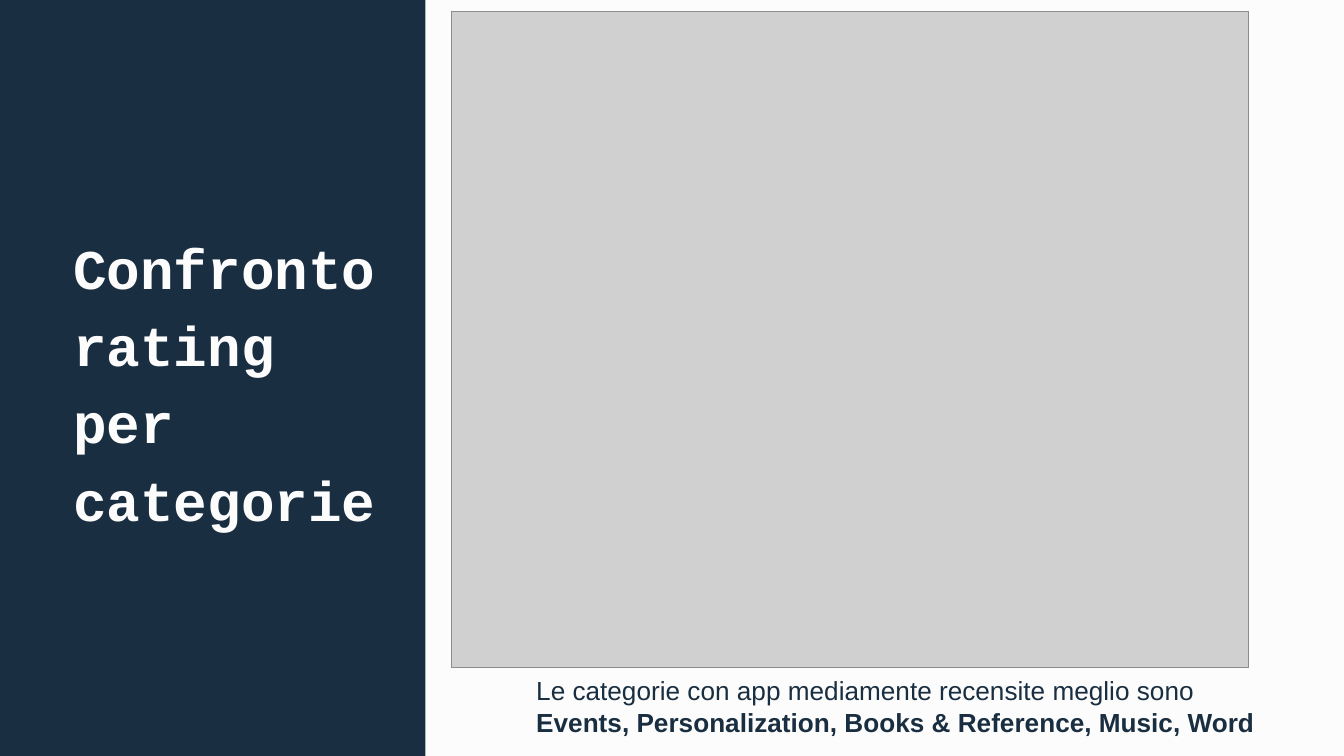
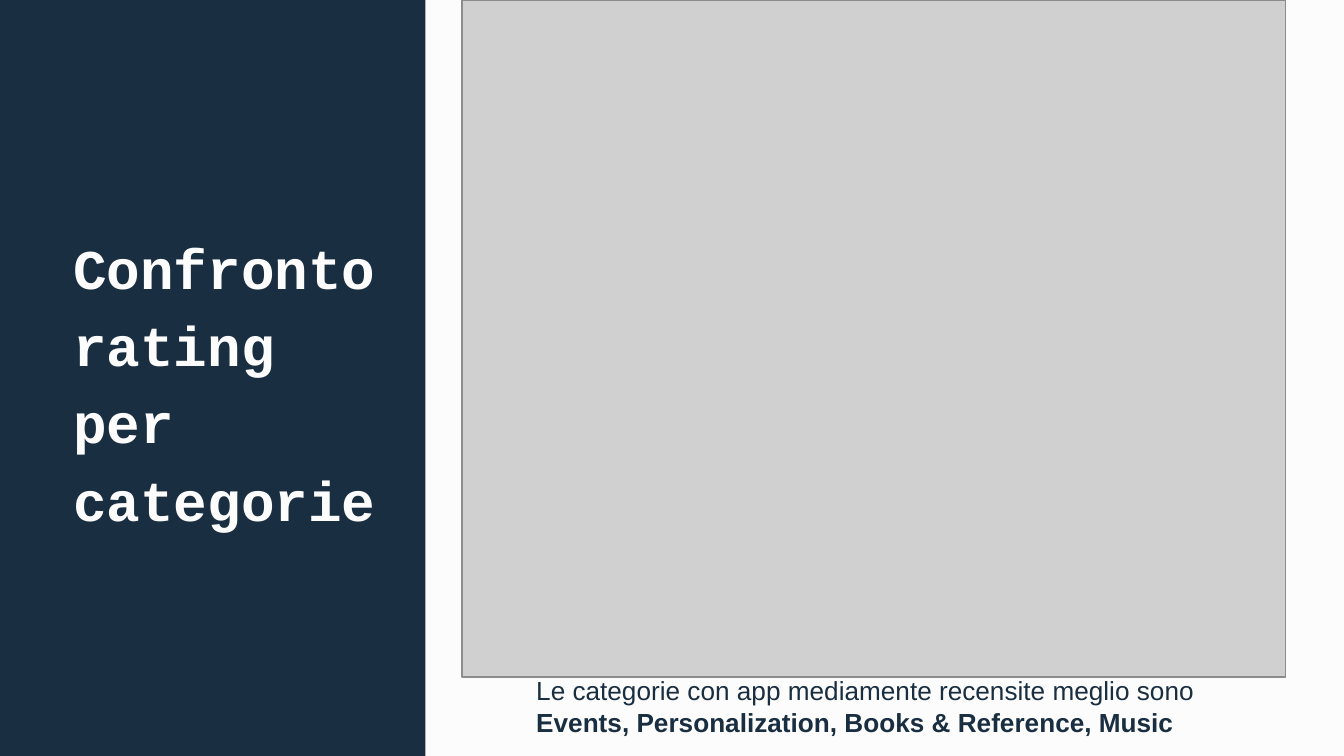
Before and after one commit to LiuEnFan/scivis-project, a slide deck: slide 25 of PlayStore.pptx. Drawn at 1344x756 pixels with LibreOffice and Linux fonts; fonts in the diff are those of the drawing; grey boxes stand for pictures. Boxes give left, top, right and bottom in pixels: in the first picture for what was removed or moved away, otherwise in the second. Text is boxed around its words. In the diff, an @@ line names an element or a change of style, - is before the commit and + after.

```diff
--- a/PlayStore.pptx
+++ b/PlayStore.pptx
@@ picture: place and size @@
-picture at <box>452,11,1249,668</box>
+picture at <box>462,0,1286,677</box>
@@ text at <box>536,713,1173,736</box>: text changed @@
-Events, Personalization, Books & Reference, Music, Word
+Events, Personalization, Books & Reference, Music
```
Also in this commit, not shown: 5 other slides changed.
